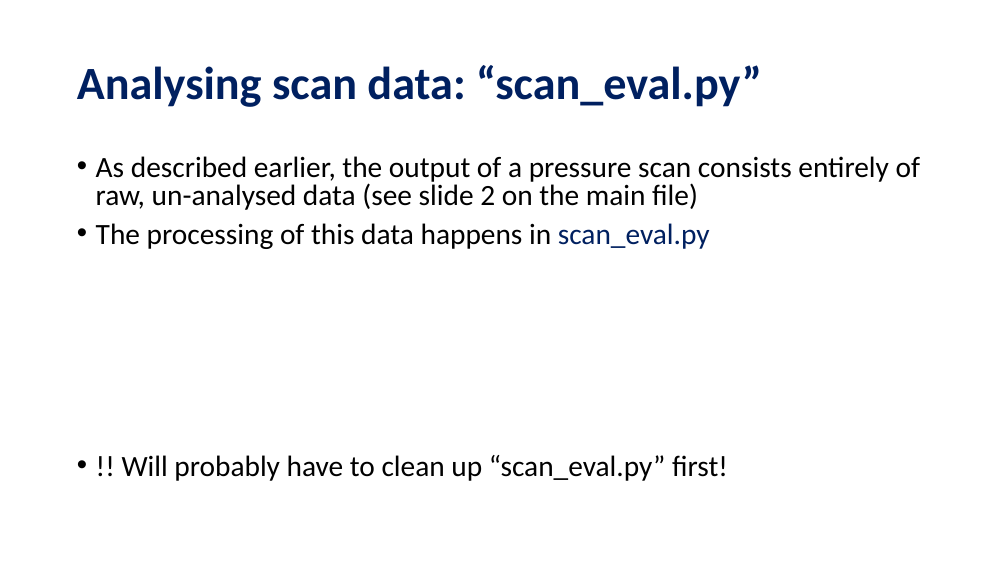
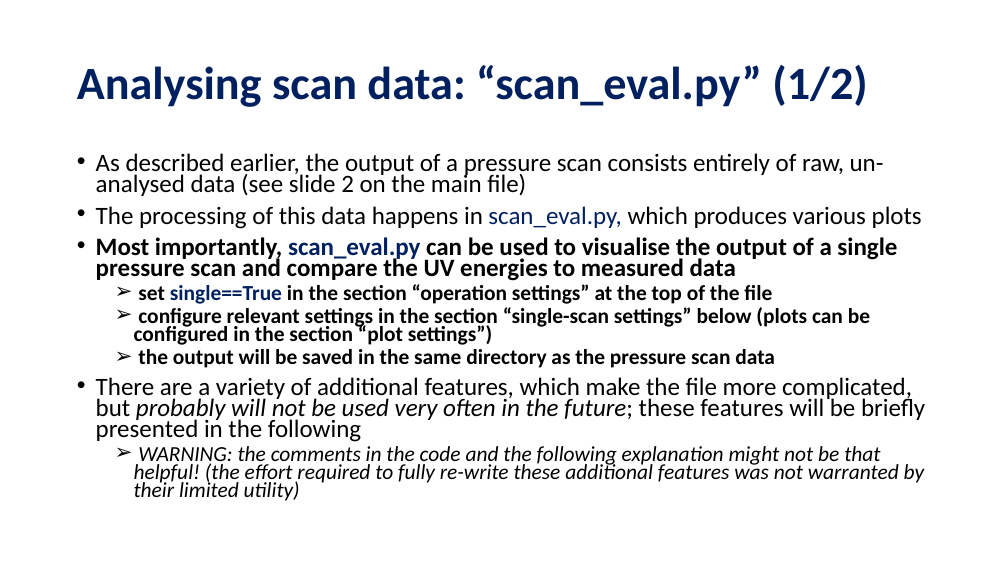
Before and after one commit to david-f-amorim/Simulating-THG-of-few-femtosecond-pulses-in-a-noble-gas-, a slide deck: slide 9 of presentations/DESY - Code Handover.pptx. Drawn at 1008x567 pixels with LibreOffice and Linux fonts; fonts in the diff are those of the drawing. Boxes give left, top, right and bottom in pixels: in the first picture for what was removed or moved away, otherwise in the second. Text is boxed around its words. In the diff, an @@ line names an element or a change of style, - is before the commit and + after.

```diff
--- a/presentations/DESY - Code Handover.pptx
+++ b/presentations/DESY - Code Handover.pptx
@@ title at bbox=[77, 65, 867, 107]: text changed @@
-Analysing scan data: “scan_eval.py”
+Analysing scan data: “scan_eval.py” (1/2)
@@ text at bbox=[96, 153, 884, 196]: size 28 to 23.8 pt in "As described earlier, the output of a ..."; line spacing 0.8 to 0.7 @@
@@ text at bbox=[96, 206, 925, 501]: text changed; size 28 to 20.4 pt @@
-• The processing of this data happens in scan_eval.py
-• !! Will probably have to clean up “scan_eval.py” first!
+• The processing of this data happens in scan_eval.py, which produces various plots
+• Most importantly, scan_eval.py can be used to visualise the output of a single pressure scan and compare the UV energies to measured data
+  ➢ set single==True in the section “operation settings” at the top of the file
+  ➢ configure relevant settings in the section “single-scan settings” below (plots can be configured in the section “plot settings”)
+  ➢ the output will be saved in the same directory as the pressure scan data
+• There are a variety of additional features, which make the file more complicated, but probably will not be used very often in the future; these features will be briefly presented in the following
+  ➢ WARNING: the comments in the code and the following explanation might not be that helpful! (the effort required to fully re-write these additional features was not warranted by their limited utility)
```
Also in this commit, not shown: 4 other slides changed, 2 slides added, 8 other files.
